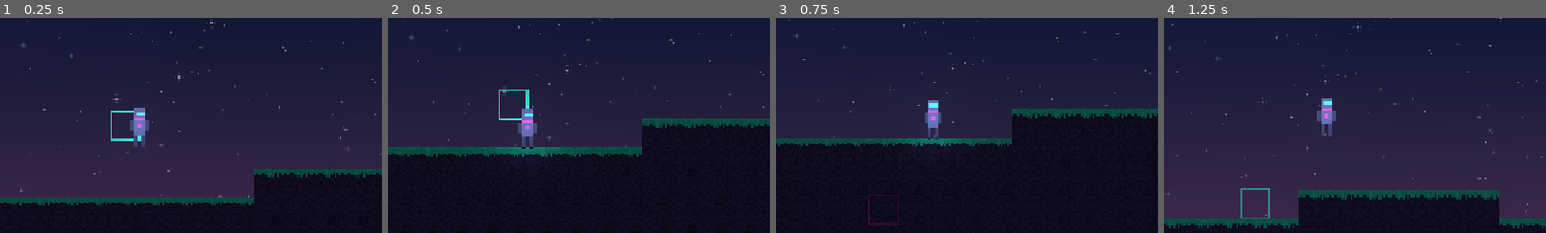
Above: before the commit, frames 1-4 (left to right).
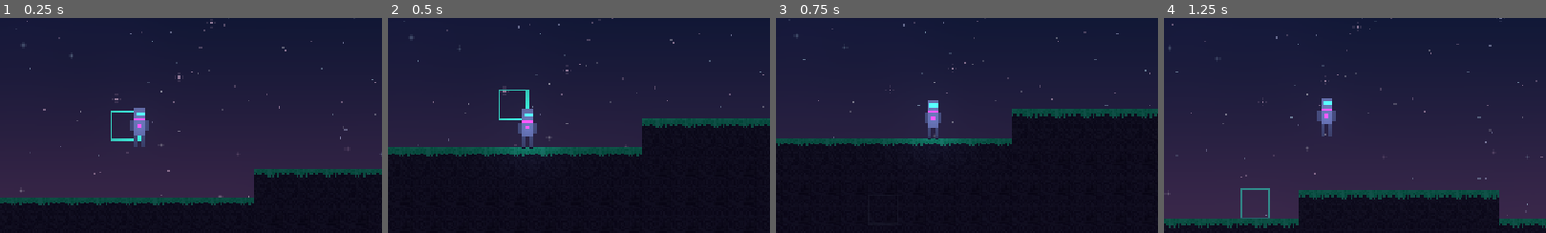
Above: after the commit, the same moments.

Repository: jaygriggsau/exocraft
Game: Godot game, scene res://scenes/Main.tscn
Two runs of this game, one before a commit and one after it. Both use one fixed random seed, a clock stepped at 60 frames per second and the inputs below.
Inputs (mouse positions are % of the whole screen's width and height, from its top left):
- Up to frame 1 (0.25 s): no input
- Up to frame 2 (0.5 s): no input
- Up to frame 3 (0.75 s): tap Enter at 0.5 s; move the mouse to (45, 70) at 0.52 s; hold D (move_right) from 0.53 s (still down); hold P (toggle_enemies) from 0.53 s (still down); click (45, 70) at 0.67 s
- Up to frame 4 (1.25 s): keep holding D (move_right); keep holding P (toggle_enemies); tap Space (jump) at 0.77 s
The pictures show only the part of the screen within x 32-82%, y 27-77%; the shares and areas given below are measured in that part.

Frames 1-2 are identical in both runs. In frame 3, 0.2% of the frame differs, in the area x 24-32%, y 82-97%; in frame 4, nothing differs.

Commit message:
Limit mining to exposed blocks (one block deep at a time)
- A block can only be mined if it has an open (air) orthogonal neighbour, so
  you can't reach through solid terrain to mine buried blocks
- Tile highlight turns dim grey over buried/un-mineable blocks for feedback

https://claude.ai/code/session_01Lbtdt6KHnYyPZuVhH3cTWJ

Diff:
--- a/scripts/player/Player.gd
+++ b/scripts/player/Player.gd
@@ -140,6 +140,10 @@
 	var id: int = Game.world.get_tile(t)
 	if not Tiles.is_solid(id):
 		return
+	# only mine blocks exposed to open space, so you can't dig more than one
+	# block deep into solid terrain at a time
+	if not _is_exposed(t):
+		return
 	if t != _mine_target:
 		_mine_target = t
 		_mine_progress = 0.0
@@ -182,6 +186,14 @@
 func _has_support(t: Vector2i) -> bool:
 	for o in [Vector2i(1, 0), Vector2i(-1, 0), Vector2i(0, 1), Vector2i(0, -1)]:
 		if Tiles.is_solid(Game.world.get_tile(t + o)):
+			return true
+	return false
+
+func _is_exposed(t: Vector2i) -> bool:
+	# true if any orthogonal neighbour is open (air), i.e. the block has a face
+	# the drill can actually reach
+	for o in [Vector2i(1, 0), Vector2i(-1, 0), Vector2i(0, 1), Vector2i(0, -1)]:
+		if not Tiles.is_solid(Game.world.get_tile(t + o)):
 			return true
 	return false
 
@@ -230,6 +242,8 @@
 		return
 	var top_left := Vector2(t.x * World.TILE, t.y * World.TILE) - global_position
 	var col := Color(0.18, 1.0, 0.85, 0.5)
-	if Input.is_mouse_button_pressed(MOUSE_BUTTON_LEFT) or Input.is_mouse_button_pressed(MOUSE_BUTTON_RIGHT):
+	if Tiles.is_solid(Game.world.get_tile(t)) and not _is_exposed(t):
+		col = Color(0.5, 0.5, 0.55, 0.3)   # buried: too deep to mine
+	elif Input.is_mouse_button_pressed(MOUSE_BUTTON_LEFT) or Input.is_mouse_button_pressed(MOUSE_BUTTON_RIGHT):
 		col = Color(1.0, 0.2, 0.6, 0.6)
 	draw_rect(Rect2(top_left, Vector2(World.TILE, World.TILE)), col, false, 1.0)
Not shown, changed: README.md
